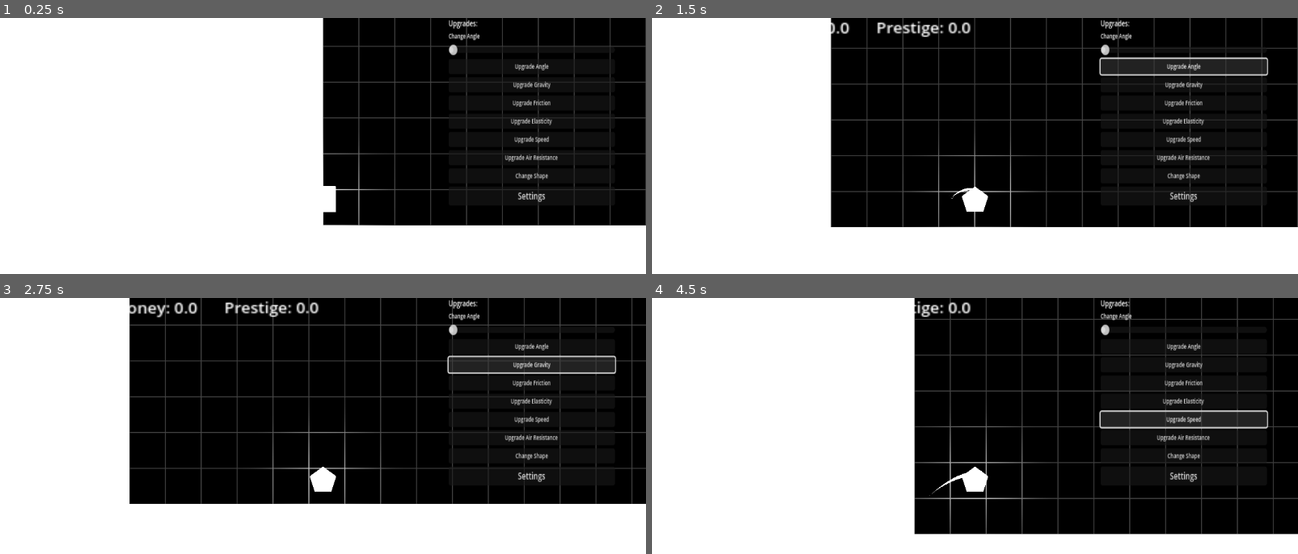
Above: before the commit, frames 1-4 (two rows, left to right).
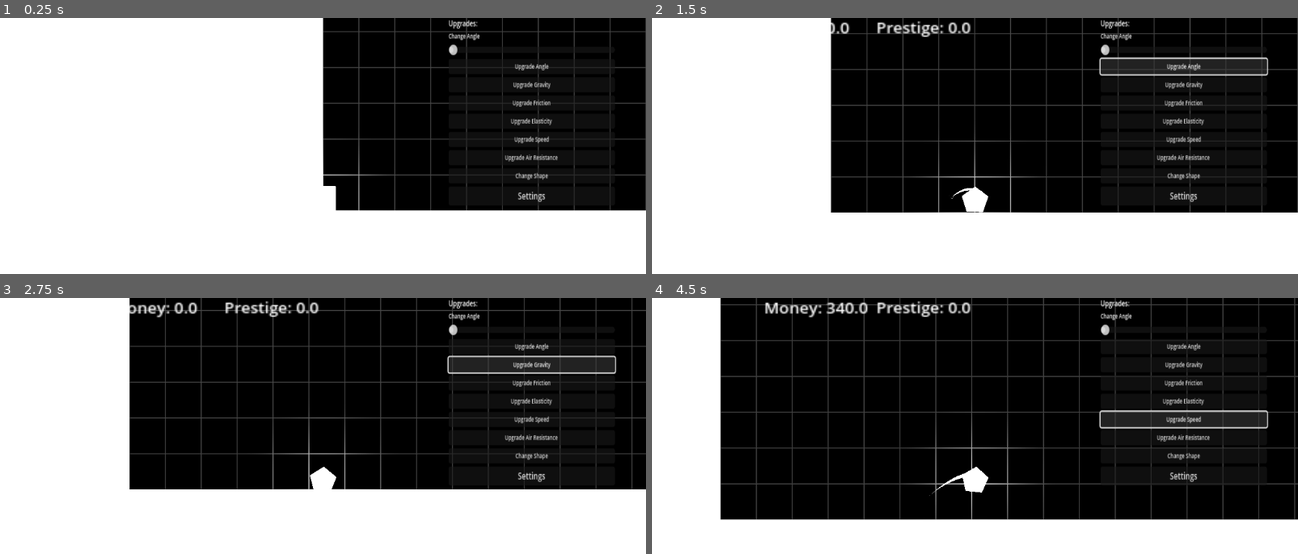
Above: after the commit, the same moments.

Repository: Lueegee1/Skr-t-Kast-Spil
Game: Godot game, scene res://main/root.tscn
Same seed, same stepped clock (60 frames per second), same inputs: the game is played once before the commit and once after it.
Inputs:
- Up to frame 1 (0.25 s): no input
- Up to frame 2 (1.5 s): click "Change Shape" at 0.5 s; click "Upgrade Angle" at 1.25 s
- Up to frame 3 (2.75 s): click "Upgrade Gravity" at 2 s
- Up to frame 4 (4.5 s): click "Upgrade Friction" at 2.75 s; click "Upgrade Elasticity" at 3.5 s; click "Upgrade Speed" at 4.25 s

The runs differ from the first frame. In frame 1, 4.7% of the frame differs, in the area x 49-100%, y 5-82%; in frame 2, 6.7%; in frame 3, 7.2%; in frame 4, 35%, in the area x 10-100%, y 0-93%.

Commit message:
Working collision shapes

Diff:
--- a/main/Ui_And_Mainscript.gd
+++ b/main/Ui_And_Mainscript.gd
@@ -158,6 +158,11 @@
 			center += point
 		center /= hull.size()
 		for i in range(hull.size()):
-			hull[i] = (hull[i] - center) * object.scale
+			var local_point = hull[i] - center
+			local_point.y = -local_point.y
+			hull[i] = local_point * sprite.scale
 		collider.polygon = hull
-		collider.position = center * object.scale
+		var tex_size = Vector2(width, height)
+		var sprite_offset = (tex_size / 2 - center)
+		sprite_offset.y = -sprite_offset.y
+		collider.position = sprite_offset * sprite.scale
